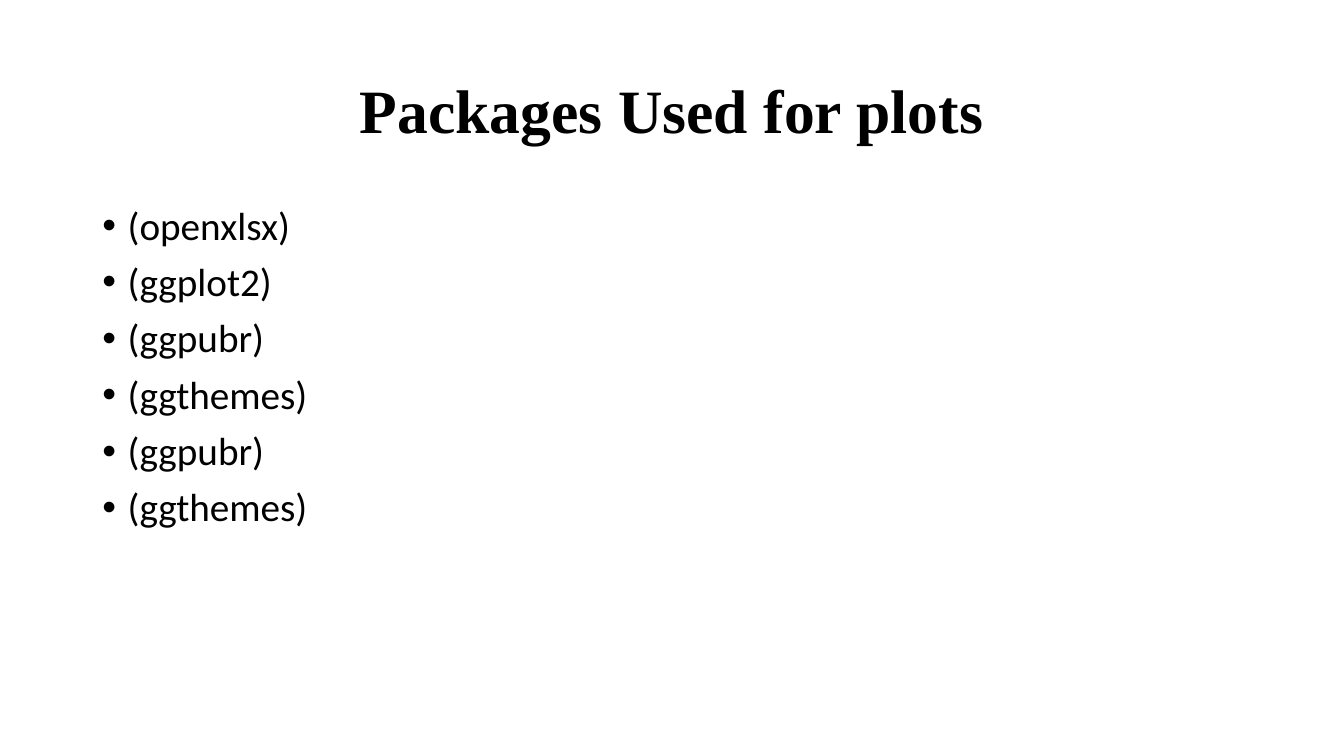
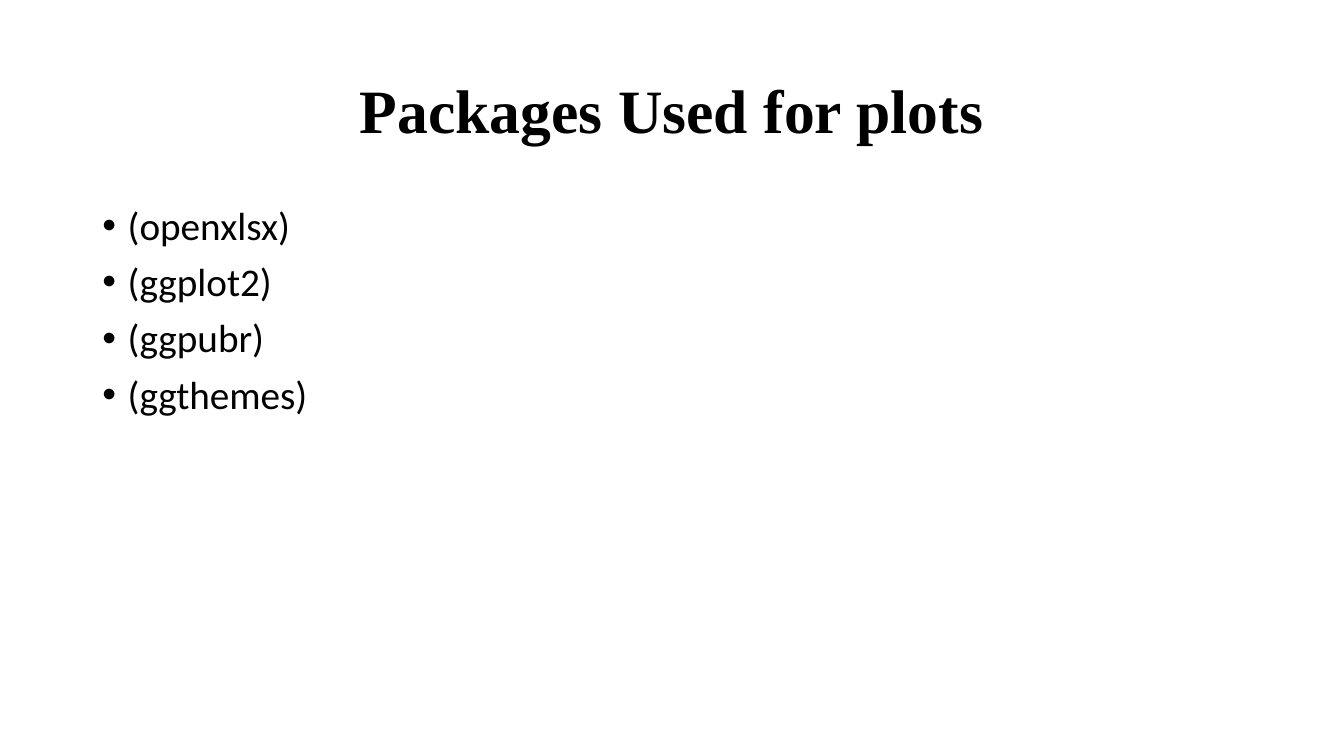
Before and after one commit to AlondraDelmar/BIOS967_Torres, a slide deck: slide 3 of data/last presentation.pptx. Drawn at 1344x756 pixels with LibreOffice and Linux fonts; fonts in the diff are those of the drawing. Boxes give left, top, right and bottom in pixels: in the first picture for what was removed or moved away, otherwise in the second. Text is boxed around its words. In the diff, an @@ line names an element or a change of style, - is before the commit and + after.

Commit message:
new file

```diff
--- a/data/last presentation.pptx
+++ b/data/last presentation.pptx
@@ text at box(128, 436, 308, 528): paragraphs removed @@
-• (ggpubr)
-• (ggthemes)
```
